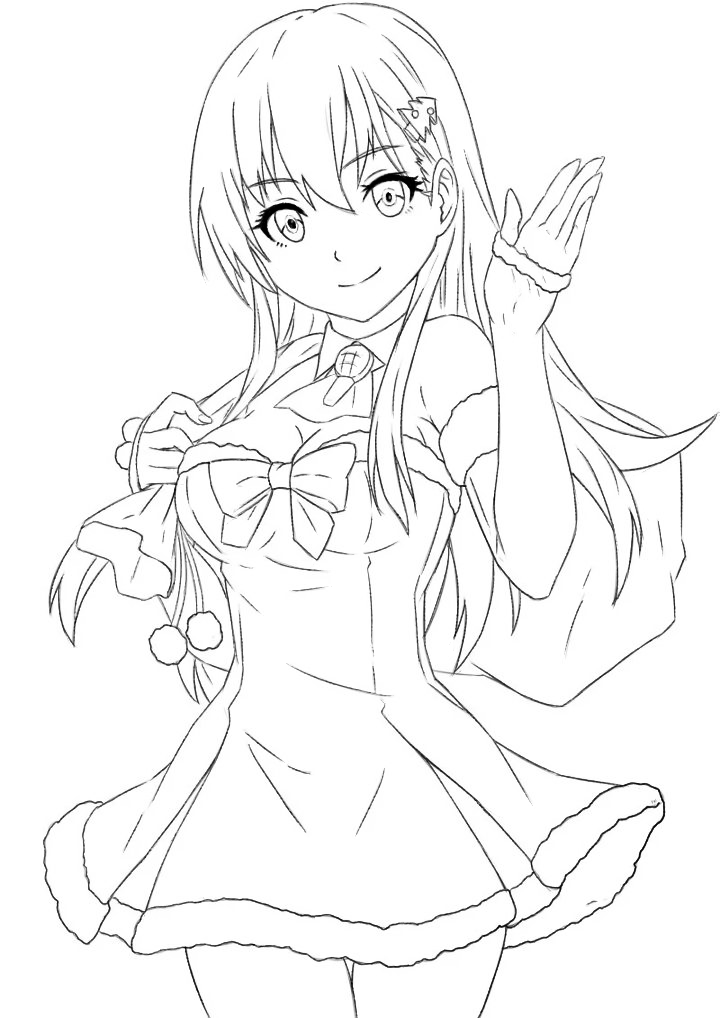
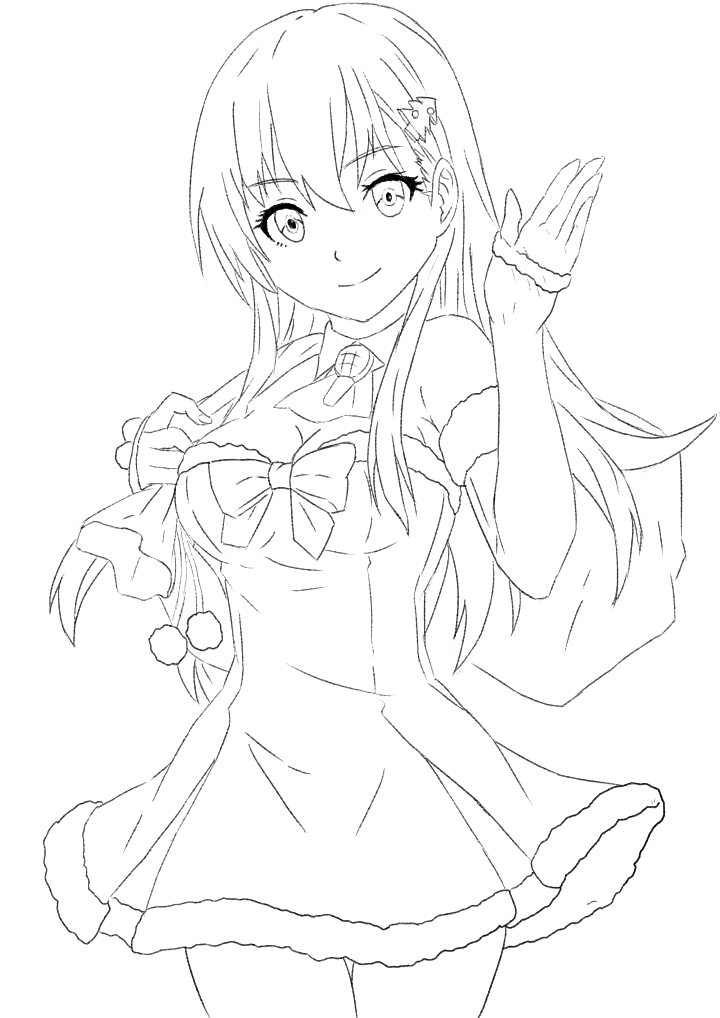
The second w=720, h=1018 image is a revision of the first. Changes to its layers:
"图层 1": opacity 30% → 100% over (x1=40, y1=0, x2=720, y2=1018)
hid "背景" over (x1=40, y1=0, x2=720, y2=1018)
